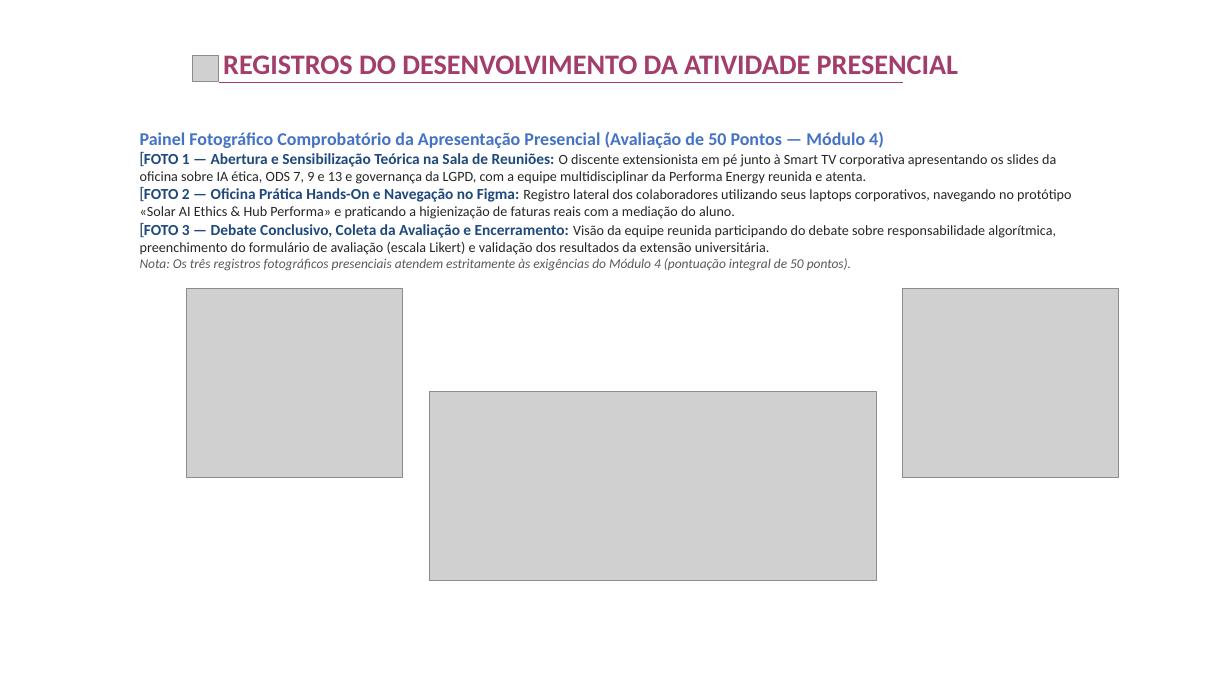
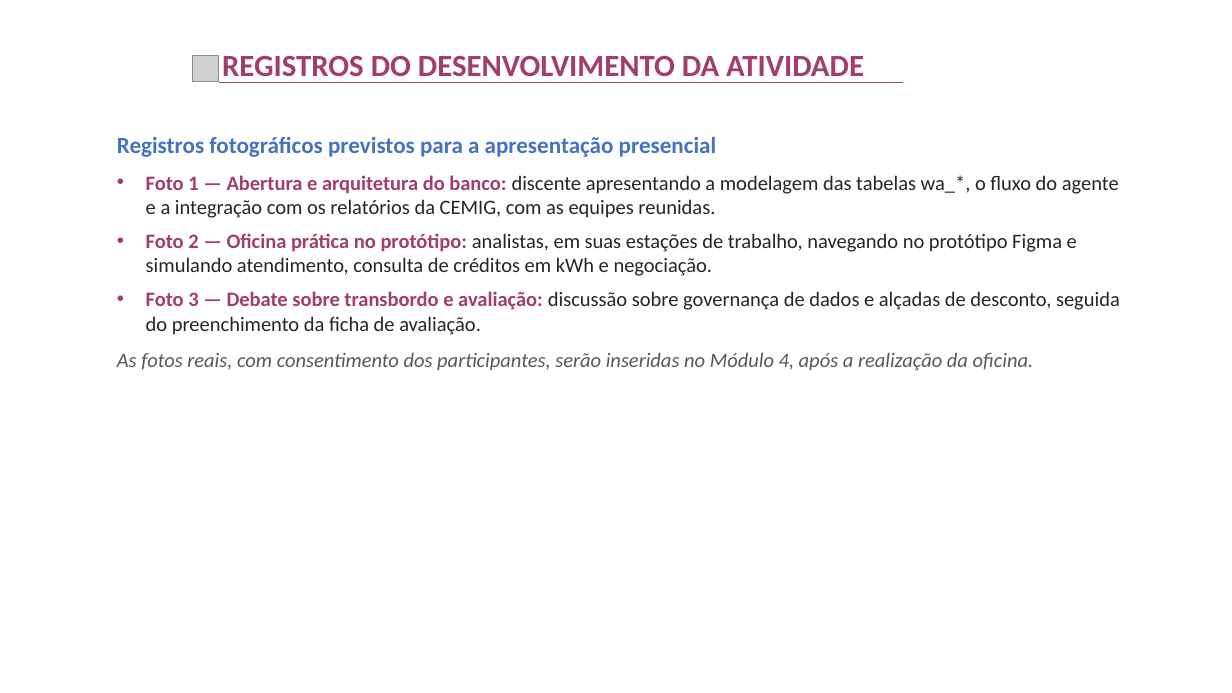
Before and after one commit to rafasants1/apex, a slide deck: slide 16 of TEMPLATE_PREENCHIDO_APEX_V_PERFORMA_ENERGY.pptx. Drawn at 1232x693 pixels with LibreOffice and Linux fonts; fonts in the diff are those of the drawing; grey boxes stand for pictures; background and template pictures are left out. Boxes give left, top, right and bottom in pixels: in the first picture for what was removed or moved away, otherwise in the second. Text is boxed around its words. In the diff, an @@ line names an element or a change of style, - is before the commit and + after.

Commit message:
feat(apex-v): aplicacao integral das correcoes ABNT/layout, pacotes modulares M1/M2 e suite Performalog Atendimento

```diff
--- a/TEMPLATE_PREENCHIDO_APEX_V_PERFORMA_ENERGY.pptx
+++ b/TEMPLATE_PREENCHIDO_APEX_V_PERFORMA_ENERGY.pptx
@@ text at <box>222,56,864,83</box>: text changed; size 22 to 24 pt @@
-REGISTROS DO DESENVOLVIMENTO DA ATIVIDADE PRESENCIAL
+REGISTROS DO DESENVOLVIMENTO DA ATIVIDADE
@@ text at <box>117,137,1120,371</box>: text changed; size 11 to 16 pt @@
-Painel Fotográfico Comprobatório da Apresentação Presencial (Avaliação de 50 Pontos — Módulo 4)
-[1 FOTO 1 — Abertura e Sensibilização Teórica na Sala de Reuniões: O discente extensionista em pé junto à Smart TV corporativa apresentando os slides da oficina sobre IA ética, ODS 7, 9 e 13 e governança da LGPD, com a equipe multidisciplinar da Performa Energy reunida e atenta.
-[2 FOTO 2 — Oficina Prática Hands-On e Navegação no Figma: Registro lateral dos colaboradores utilizando seus laptops corporativos, navegando no protótipo «Solar AI Ethics & Hub Performa» e praticando a higienização de faturas reais com a mediação do aluno.
-[3 FOTO 3 — Debate Conclusivo, Coleta da Avaliação e Encerramento: Visão da equipe reunida participando do debate sobre responsabilidade algorítmica, preenchimento do formulário de avaliação (escala Likert) e validação dos resultados da extensão universitária.
-Nota: Os três registros fotográficos presenciais atendem estritamente às exigências do Módulo 4 (pontuação integral de 50 pontos).
+Registros fotográficos previstos para a apresentação presencial
+• Foto 1 — Abertura e arquitetura do banco: discente apresentando a modelagem das tabelas wa_*, o fluxo do agente e a integração com os relatórios da CEMIG, com as equipes reunidas.
+• Foto 2 — Oficina prática no protótipo: analistas, em suas estações de trabalho, navegando no protótipo Figma e simulando atendimento, consulta de créditos em kWh e negociação.
+• Foto 3 — Debate sobre transbordo e avaliação: discussão sobre governança de dados e alçadas de desconto, seguida do preenchimento da ficha de avaliação.
+As fotos reais, com consentimento dos participantes, serão inseridas no Módulo 4, após a realização da oficina.
@@ picture removed at <box>187,289,402,478</box> @@
@@ picture removed at <box>903,289,1119,478</box> @@
@@ picture removed at <box>429,392,876,580</box> @@
```
Also in this commit, not shown: 19 other slides changed, 43 other files.
